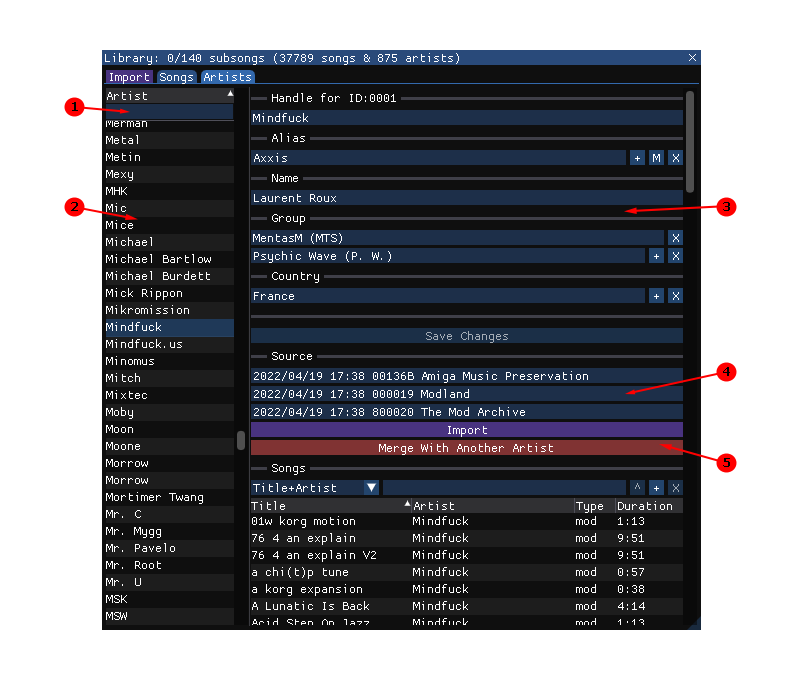
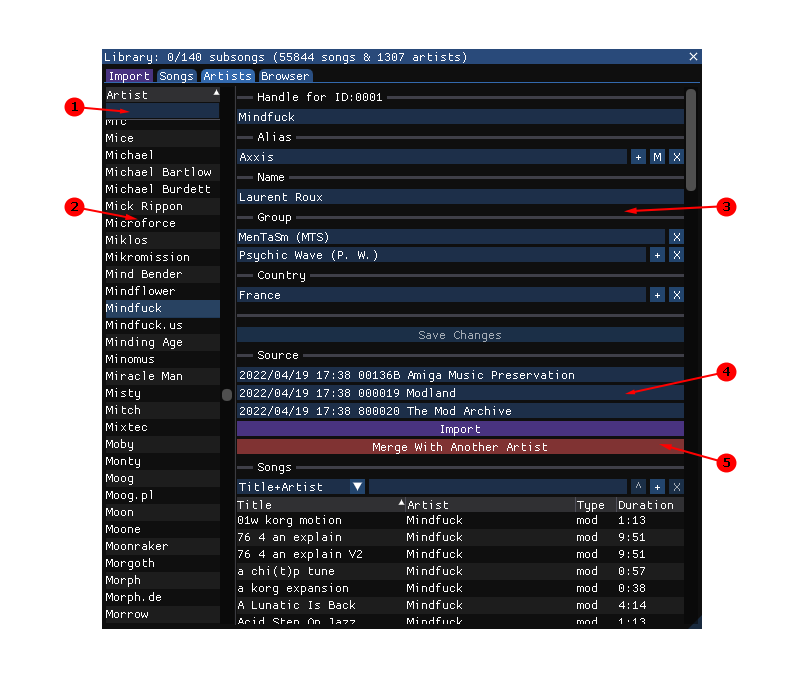
Two versions of the same layered image (w=790, h=674). Layer-by-layer changes:
renamed "Layer 3" to "Layer 4", painted on it over [102, 49, 702, 630]
